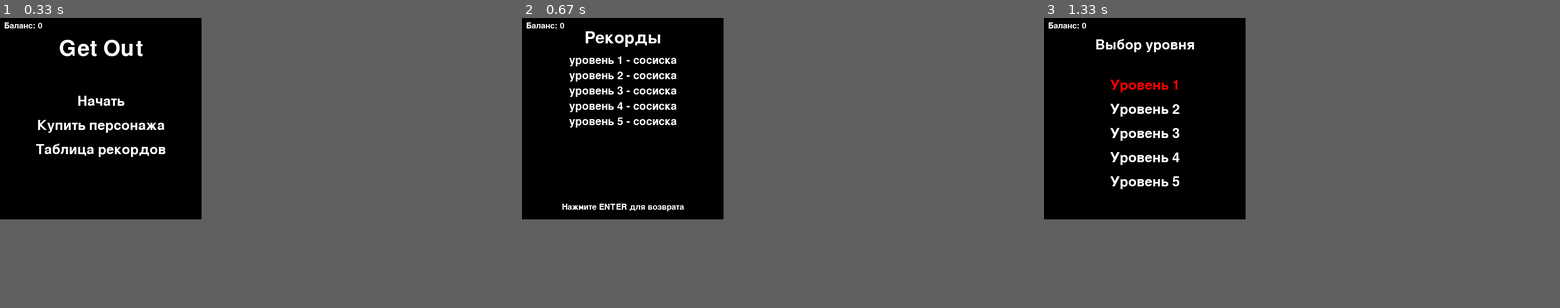
Above: before the commit, frames 1-3 (left to right).
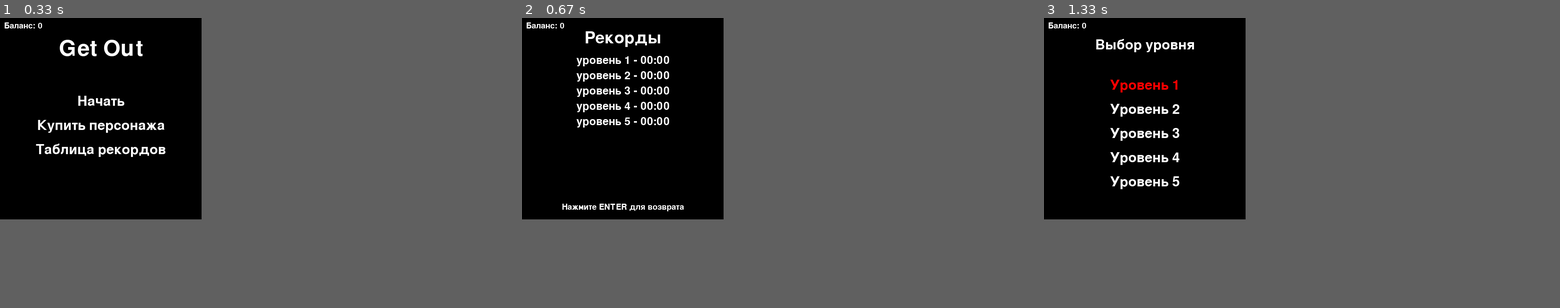
Above: after the commit, the same moments.

Repository: shmlv9/Pygame-Project
Game: pygame game, started from main.py
Same seed, same stepped clock (60 frames per second), same inputs: the game is played once before the commit and once after it.
Inputs (mouse positions are in pixels of both pictures, inside the frame that each line leads up to):
- Up to frame 1 (0.33 s): no input
- Up to frame 2 (0.67 s): click (625, 148) at 0.38 s
- Up to frame 3 (1.33 s): tap Enter at 0.83, 1.17 s

Frame 1 is identical in both runs. In frame 2, 1.5% of the frame differs, in the area x 9-30%, y 13-38%; in frame 3, nothing differs.

Commit message:
records show commit

Diff:
--- /dev/null
+++ b/database_command.py
@@ -0,0 +1,23 @@
+import sqlite3
+
+
+def get_record(level):
+    connection = sqlite3.connect('data/database/main_database.sqlite')
+    cursor = connection.cursor()
+    res = cursor.execute(f'''
+    SELECT record FROM records
+    WHERE level = "{level}"
+    ''').fetchone()[0]
+    return res
+
+
+def update_record(level, record):
+    connection = sqlite3.connect('data/database/main_database.sqlite')
+    cursor = connection.cursor()
+    cursor.execute(f'''
+        UPDATE records
+        SET record = "{record}"
+        WHERE level = "{level}"
+        ''')
+    connection.commit()
+    connection.close()
--- a/main.py
+++ b/main.py
@@ -2,6 +2,7 @@
 import sys
 import random
 from load_functions import load_image, load_level
+from database_command import get_record, update_record
 
 # Инициализация Pygame и базовые настройки окна
 pygame.init()
@@ -309,7 +310,7 @@
 
     title_text = title_font.render("Рекорды", True, pygame.Color('white'))
     # Формируем список строк для каждого уровня (здесь для 5 уровней)
-    records = [f"уровень {i + 1} - сосиска" for i in range(5)]
+    records = [f"уровень {i + 1} - {get_record(f'level{i + 1}')}" for i in range(5)]
     record_texts = [record_font.render(rec, True, pygame.Color('white')) for rec in records]
     info_text = info_font.render("Нажмите ENTER для возврата", True, pygame.Color('white'))
 
Binary file added: data/database/main_database.sqlite
